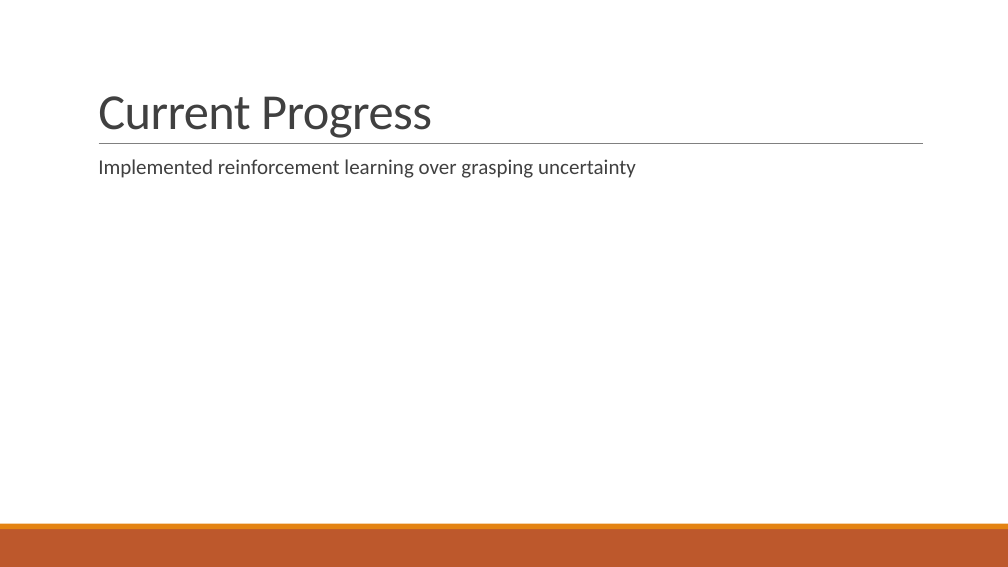
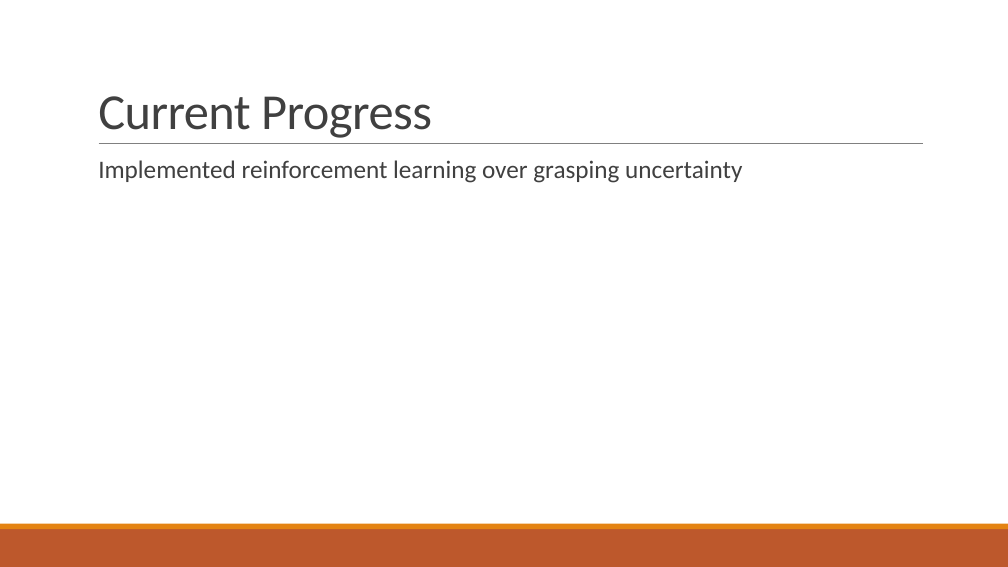
Before and after one commit to iceiony/gaze-control, a slide deck: slide 18 of Presentation.pptx. Drawn at 1008x567 pixels with LibreOffice and Linux fonts; fonts in the diff are those of the drawing. Boxes give left, top, right and bottom in pixels: in the first picture for what was removed or moved away, otherwise in the second. Text is boxed around its words. In the diff, an @@ line names an element or a change of style, - is before the commit and + after.

```diff
--- a/Presentation.pptx
+++ b/Presentation.pptx
@@ text "Implemented reinforcement learning over grasping ..." at [98, 160, 742, 183]: size 20 to 24 pt @@
```
Also in this commit, not shown: 8 other slides changed, 2 other files.
